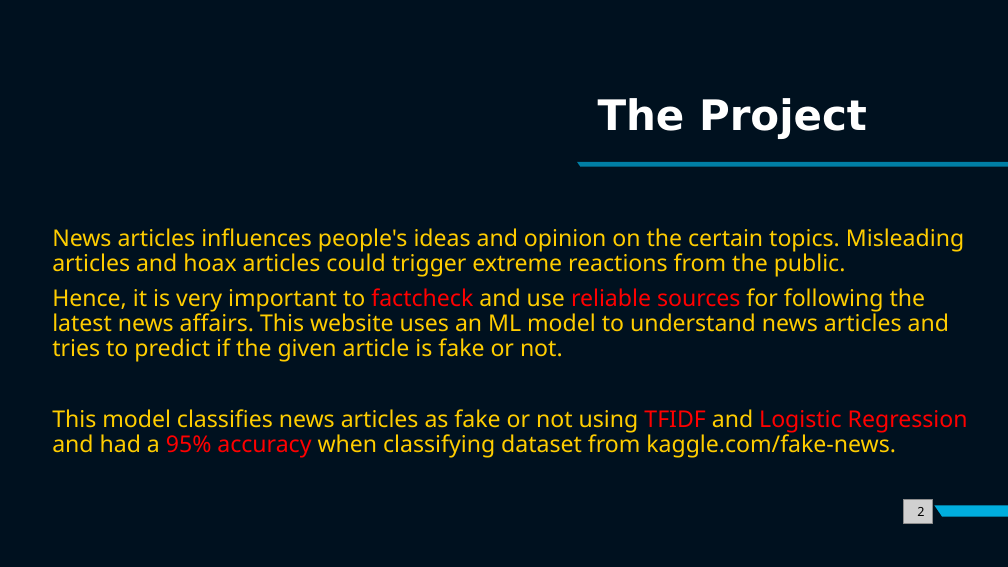
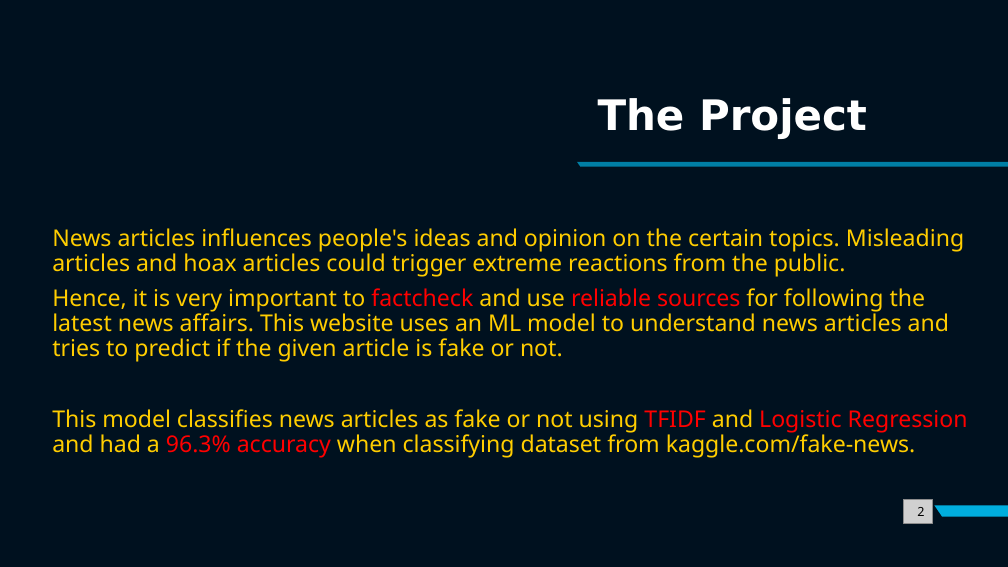
Before and after one commit to HackerSpace-PESU/fakenews-classifier, a slide deck: slide 2 of FinalProject.pptx. Drawn at 1008x567 pixels with LibreOffice and Linux fonts; fonts in the diff are those of the drawing; grey boxes stand for pictures. Boxes give left, top, right and bottom in pixels: in the first picture for what was removed or moved away, otherwise in the second. Text is boxed around its words. In the diff, an @@ line names an element or a change of style, - is before the commit and + after.

Commit message:
Update .pptx file

```diff
--- a/FinalProject.pptx
+++ b/FinalProject.pptx
@@ text at (x1=52, y1=409, x2=968, y2=457): text changed @@
-This model classifies news articles as fake or not using TFIDF and Logistic Regression and had a 95% accuracy when classifying dataset from kaggle.com/fake-news.
+This model classifies news articles as fake or not using TFIDF and Logistic Regression and had a 96.3% accuracy when classifying dataset from kaggle.com/fake-news.
```
Also in this commit, not shown: 8 other slides changed, 1 slide added.
